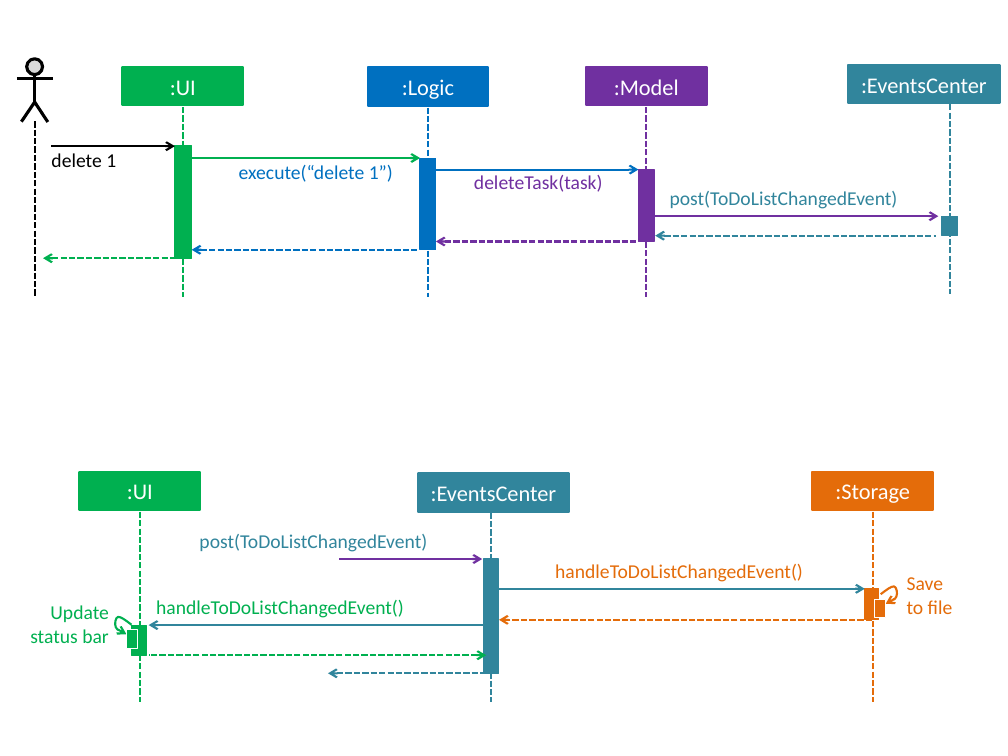
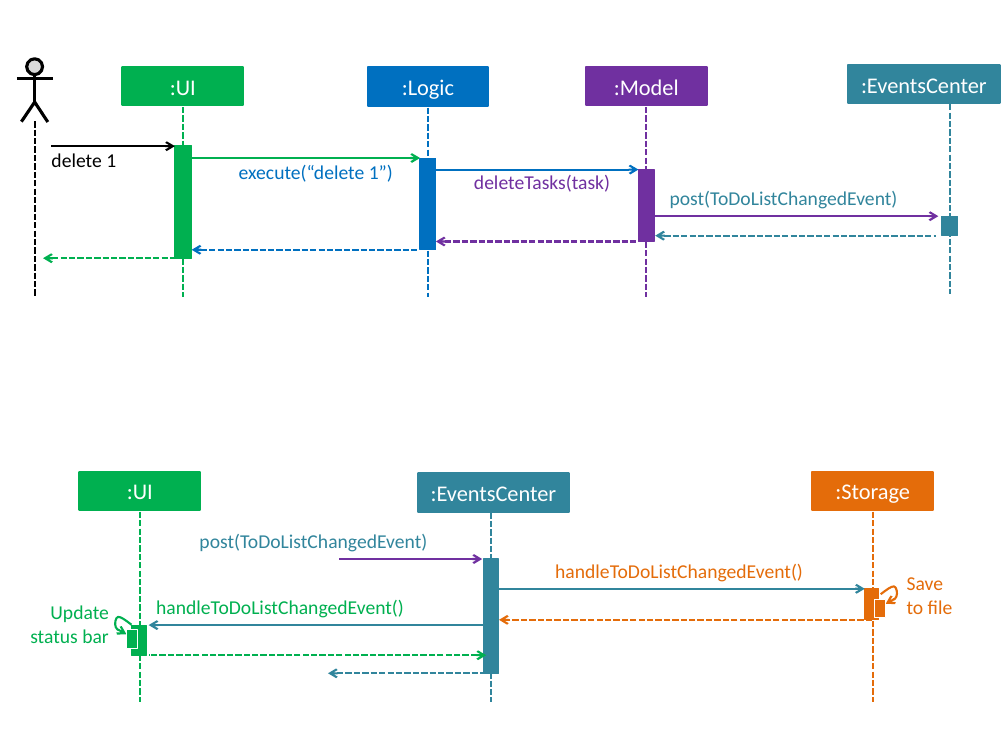
Before and after one commit to CS2103AUG2016-W11-C2/main, a slide deck: slide 3 of docs/diagrams/Diagrams.pptx. Drawn at 1008x756 pixels with LibreOffice and Linux fonts; fonts in the diff are those of the drawing. Boxes give left, top, right and bottom in pixels: in the first picture for what was removed or moved away, otherwise in the second. Text is boxed around its words. In the diff, an @@ line names an element or a change of style, - is before the commit and + after.

```diff
--- a/docs/diagrams/Diagrams.pptx
+++ b/docs/diagrams/Diagrams.pptx
@@ text at (474, 175, 610, 192): text changed @@
-deleteTask(task)
+deleteTasks(task)
```
Also in this commit, not shown: 8 other slides changed, 2 slides added, 1 slide removed, 1 other file.
